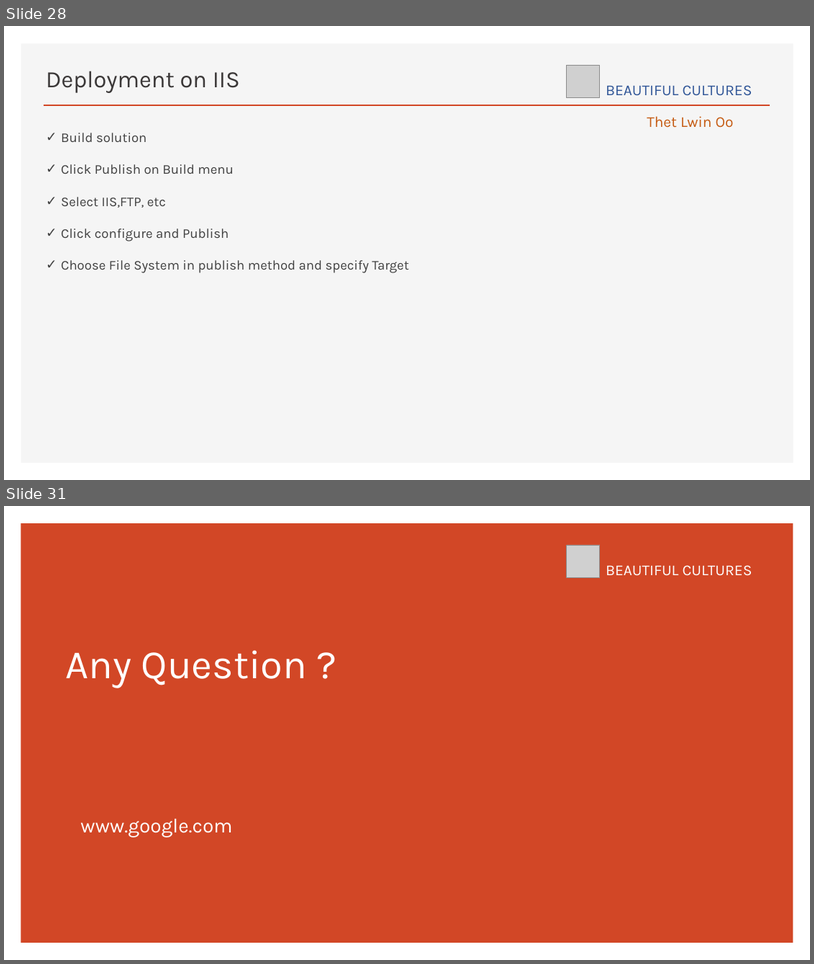
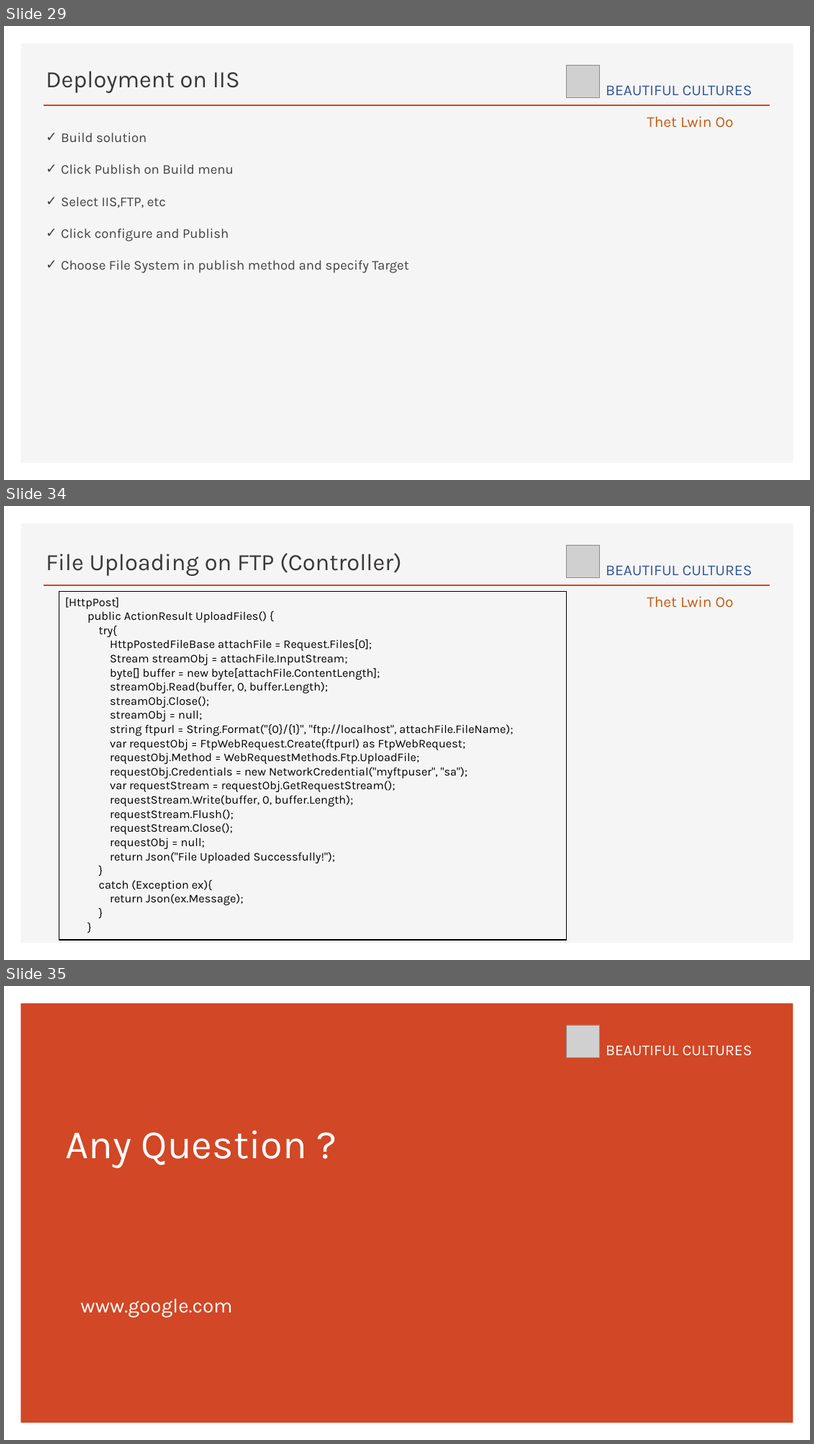
Before and after one commit to ThetLwinOoAam/AspNetMVCTPC1_Doc, a slide deck: AspDotNetMVC.pptx. Shown one above the other, each under a label of ours: slides 28 and 31 before the commit, slides 29, 34 and 35 after it; the slides between them are not shown. The pictures are 814x964 and 814x1444 pixels, drawn with LibreOffice and Linux fonts; fonts in the diff are those of the drawing; grey boxes stand for pictures. Boxes give left, top, right and bottom in pixels: in the first picture for what was removed or moved away, otherwise in the second. Text is boxed around its words. In the diff, an @@ line names an element or a change of style, - is before the commit and + after.

```diff
--- a/AspDotNetMVC.pptx
+++ b/AspDotNetMVC.pptx
@@ slide 34 added at <box>4,506,810,960</box>, background #FFFFFF; not listed: 2 template elements that a slide beside it also shows @@
@@ picture added at <box>567,545,600,578</box> @@
@@ title added at <box>46,553,401,576</box>, 28 pt, text #3B3838 @@
+File Uploading on FTP (Controller)
@@ text added at <box>606,565,753,576</box>, 18 pt, text #2F5597 @@
+BEAUTIFUL CULTURES
@@ rectangle added at <box>59,591,566,939</box>, outline #000000 1 pt, 14 pt, text #000000 @@
+[HttpPost]
+public ActionResult UploadFiles() {
+try{
+HttpPostedFileBase attachFile = Request.Files[0];
+Stream streamObj = attachFile.InputStream;
+byte[] buffer = new byte[attachFile.ContentLength];
+streamObj.Read(buffer, 0, buffer.Length);
+streamObj.Close();
+streamObj = null;
+string ftpurl = String.Format("{0}/{1}", "ftp://localhost", attachFile.FileName);
+var requestObj = FtpWebRequest.Create(ftpurl) as FtpWebRequest;
+requestObj.Method = WebRequestMethods.Ftp.UploadFile;
+requestObj.Credentials = new NetworkCredential("myftpuser", "sa");
+var requestStream = requestObj.GetRequestStream();
+requestStream.Write(buffer, 0, buffer.Length);
+requestStream.Flush();
+requestStream.Close();
+requestObj = null;
+return Json("File Uploaded Successfully!");
+}
+catch (Exception ex){
+return Json(ex.Message);
+}
+}
@@ text added at <box>647,596,734,608</box>, 18 pt, text #C55A11 @@
+Thet Lwin Oo
@@ what was slide 28 is now slide 29 @@
@@ what was slide 31 is now slide 35 @@
```
Also in this commit, not shown: 2 slides changed, 3 other slides added.
